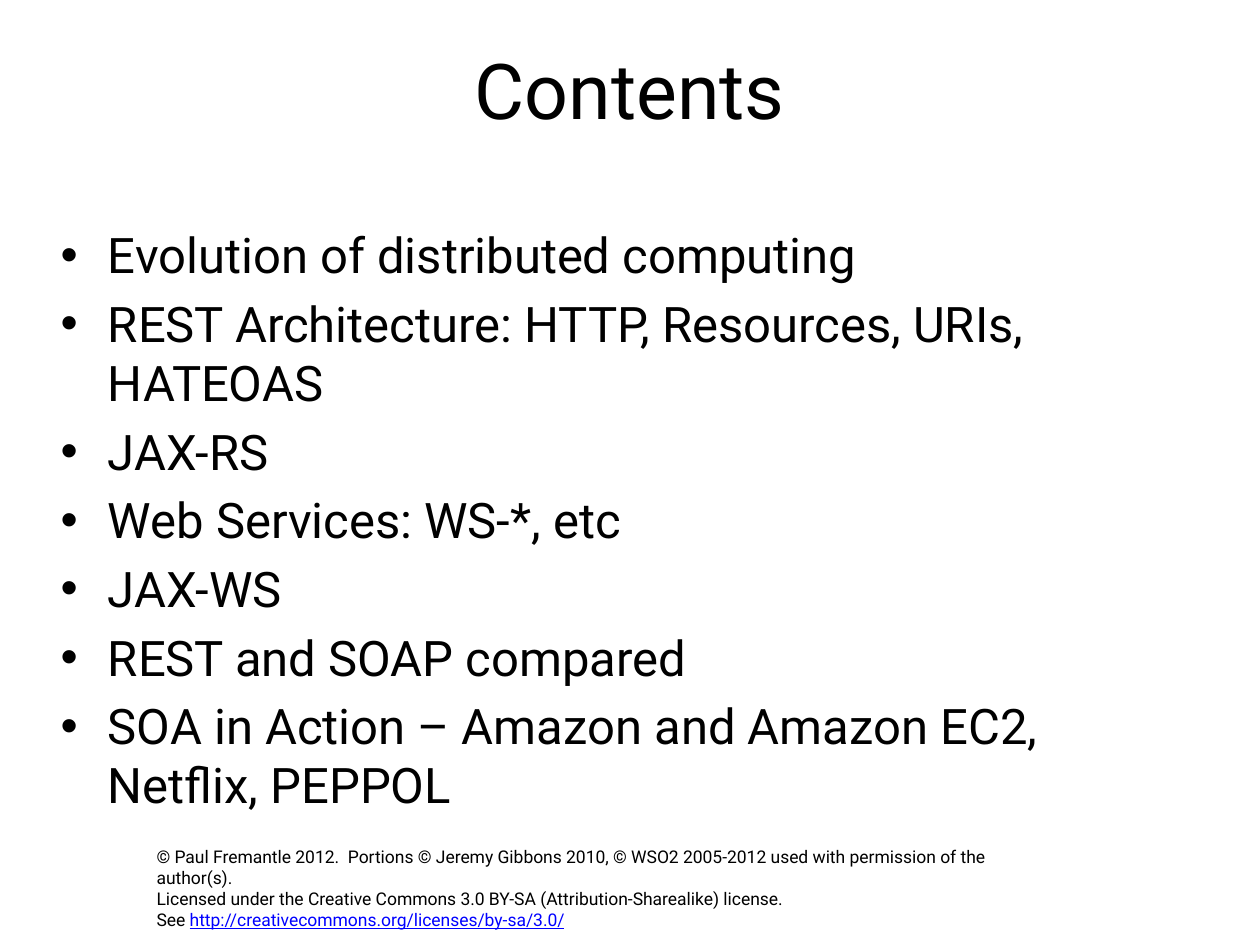
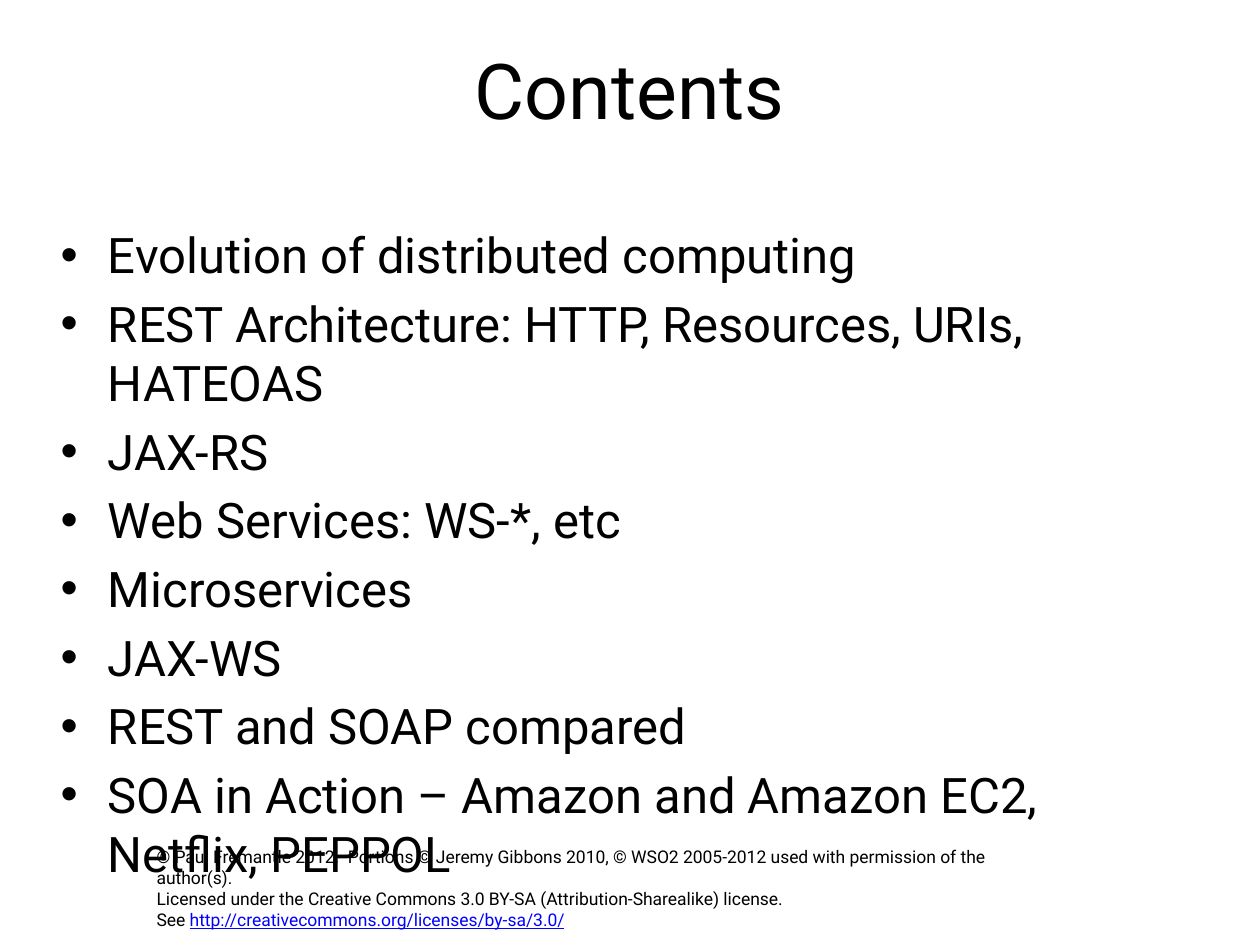
Before and after one commit to pzfreo/ox-soa-old, a slide deck: slide 5 of presentations/source/00-intro.pptx. Drawn at 1260x945 pixels with LibreOffice and Linux fonts; fonts in the diff are those of the drawing; background and template pictures are left out. Boxes give left, top, right and bottom in pixels: in the first picture for what was removed or moved away, otherwise in the second. Text is boxed around its words. In the diff, an @@ line names an element or a change of style, - is before the commit and + after.

```diff
--- a/presentations/source/00-intro.pptx
+++ b/presentations/source/00-intro.pptx
@@ text at box(108, 571, 413, 608): paragraph added @@
+• Microservices
```
Also in this commit, not shown: 1 other slide changed, 16 other files.
